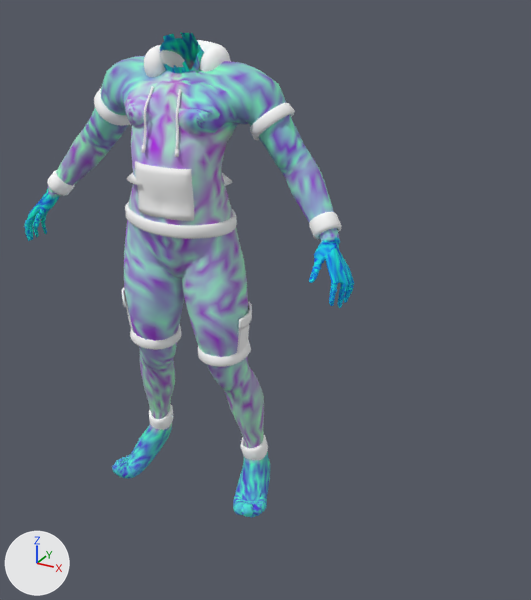
Before and after pictures for a commit that changed the glTF model godot-world-fracture/models/operators/bodies/civ-goliath-female.glb.
Camera for both pictures: a 50 mm camera at (1.205, -1.703, 1.6) aimed at (0.253, 0.029, 0.734). Arrows for +X, +Y and +Z are at lower left; the lights stay in place. The picture after the commit comes second.

The scene before the commit, as lines of its bpy script (objects in view):
```python
me_civilian = bpy.data.meshes.new('civilian')
me_civilian.from_pydata(...)  # 9234 vertices, 18412 faces; spans x -0.552..0.558, y -0.165..0.13, z 0.006..1.464
me_civilian.materials.append(mat_civilian)
me_piece_rib_collar = bpy.data.meshes.new('Piece_rib_collar')
me_piece_rib_collar.from_pydata(...)  # 240 vertices, 480 faces; spans x -0.108..0.114, y -0.126..0.042, z 1.051..1.12
me_piece_rib_collar.materials.append(mat_civilian_001)  # white #ffffff
me_piece_shirt_collar = bpy.data.meshes.new('Piece_shirt_collar')
me_piece_shirt_collar.from_pydata(...)  # 280 vertices, 556 faces; spans x -0.149..0.156, y -0.164..0.082, z 1.051..1.109
me_piece_shirt_collar.materials.append(mat_civilian_001)  # white #ffffff
me_piece_shorts_hems = bpy.data.meshes.new('Piece_shorts_hems')
me_piece_shorts_hems.from_pydata(...)  # 384 vertices, 768 faces; spans x -0.21..0.224, y -0.114..0.069, z 0.54..0.597
me_piece_shorts_hems.materials.append(mat_civilian_001)  # white #ffffff
ob_civilian = bpy.data.objects.new('civilian', me_civilian)
ob_civilian.location = (0.0, 0.0, 0.0)
ob_piece_rib_collar = bpy.data.objects.new('Piece_rib_collar', me_piece_rib_collar)
ob_piece_rib_collar.location = (0.0, 0.0, 0.0)
ob_piece_shirt_collar = bpy.data.objects.new('Piece_shirt_collar', me_piece_shirt_collar)
ob_piece_shirt_collar.location = (0.0, 0.0, 0.0)
ob_piece_shorts_hems = bpy.data.objects.new('Piece_shorts_hems', me_piece_shorts_hems)
ob_piece_shorts_hems.location = (0.0, 0.0, 0.0)
# also in view: 'Piece_cuffs' at (0.002, -0.024, 1.007); 'Piece_pocket' at (0.037, -0.15, 1.074); 'Piece_hem' at (0.0, -0.034, 0.97); 'Piece_sleeve_hems' at (0.002, 0.039, 1.248); 'Piece_hood' at (-0.009, 0.067, 1.314)
```
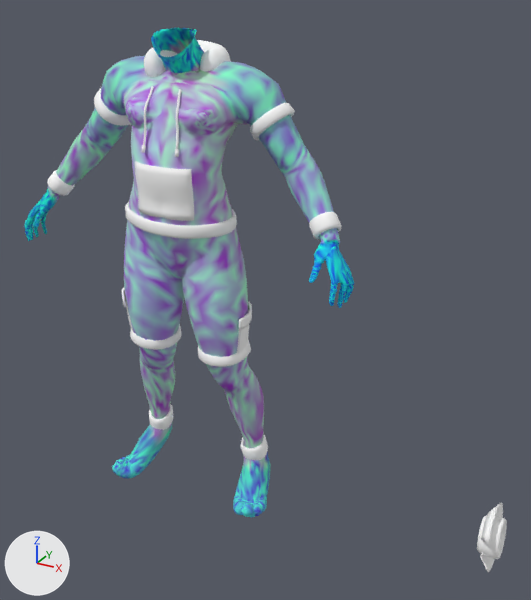
Location of each change, (x1, y1, x2, y2) in pixels of the pictures (531 x 600 px):
'civilian', reshaped
    before: (24, 32, 354, 518)
    after: (24, 28, 354, 518)
'Piece_rib_collar', reshaped (not visible before)
    after: (477, 515, 507, 559)
'Piece_shirt_collar', reshaped (mostly hidden before)
    before: (127, 173, 232, 186)
    after: (480, 503, 507, 572)
part 1 of me_civilian, built on
    before: (160, 32, 202, 73)
    after: (151, 28, 202, 73)
part 2 of me_civilian, recoloured
    both: (24, 33, 354, 518)

The change, as a diff of the scene's bpy script:
```diff
--- a/godot-world-fracture/models/operators/bodies/civ-goliath-female.glb.py
+++ b/godot-world-fracture/models/operators/bodies/civ-goliath-female.glb.py
@@ me_civilian @@
 # used by ob_civilian; location = (0.0, 0.0, 0.0)
-me_civilian.from_pydata(...)  # 9234 vertices, 18412 faces; spans x -0.552..0.558, y -0.165..0.13, z 0.006..1.464
+me_civilian.from_pydata(...)  # 9441 vertices, 18830 faces; spans x -0.552..0.558, y -0.165..0.13, z 0.006..1.476
+# me_civilian part 1
+# 40 vertices are removed from x -0.052..0.068, y -0.054..0.043, z 1.376..1.464
+# 84 faces are deleted
+# 247 vertices are added at x -0.06..0.081, y -0.091..0.043, z 1.376..1.476
+# 502 new faces join them
+# me_civilian part 2: 17751 kept faces spanning x -0.552..0.558, y -0.165..0.13, z 0.006..1.463 get new vertex colours
 me_civilian.materials.append(mat_civilian)
@@ me_piece_rib_collar @@
 # used by ob_piece_rib_collar; location = (0.0, 0.0, 0.0)
-me_piece_rib_collar.from_pydata(...)  # 240 vertices, 480 faces; spans x -0.108..0.114, y -0.126..0.042, z 1.051..1.12
+me_piece_rib_collar.from_pydata(...)  # 240 vertices, 480 faces; spans x 0.935..1.001, y 0.04..0.16, z 0.047..0.166
+# me_piece_rib_collar part 3: 240 of 240 vertices moved; they spanned x -0.108..0.114, y -0.126..0.042, z 1.051..1.12 and now span x 0.935..1.001, y 0.04..0.16, z 0.047..0.166; mean shift (0.965, 0.126, -0.98)
 me_piece_rib_collar.materials.append(mat_civilian_001)
@@ me_piece_shirt_collar @@
 # used by ob_piece_shirt_collar; location = (0.0, 0.0, 0.0)
-me_piece_shirt_collar.from_pydata(...)  # 280 vertices, 556 faces; spans x -0.149..0.156, y -0.164..0.082, z 1.051..1.109
+me_piece_shirt_collar.from_pydata(...)  # 280 vertices, 556 faces; spans x 0.945..1.001, y 0.01..0.201, z 0.005..0.206
+# me_piece_shirt_collar part 4: 280 of 280 vertices moved; they spanned x -0.149..0.156, y -0.164..0.082, z 1.051..1.109 and now span x 0.945..1.001, y 0.01..0.201, z 0.005..0.206; mean shift (0.971, 0.122, -0.976)
 me_piece_shirt_collar.materials.append(mat_civilian_001)
```
